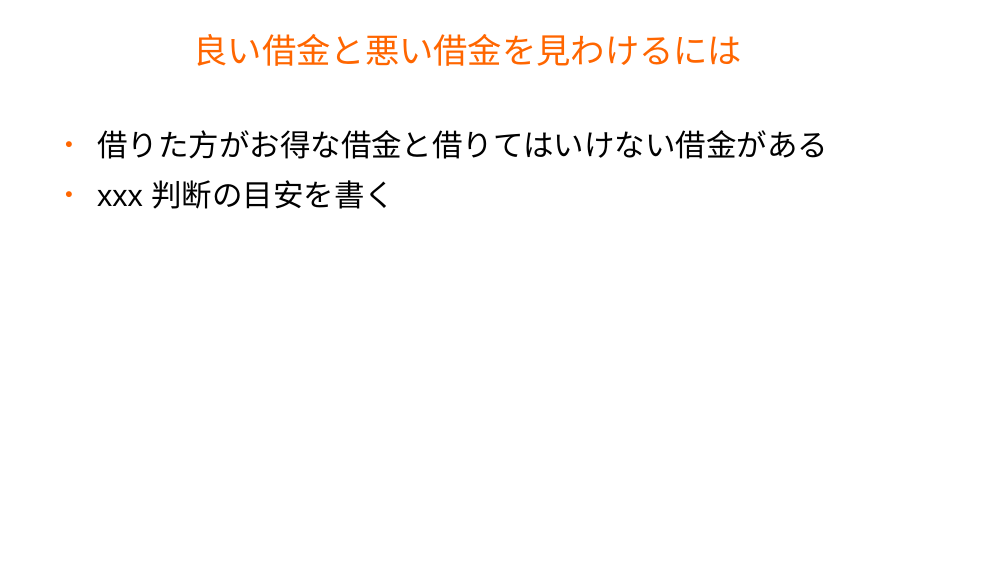
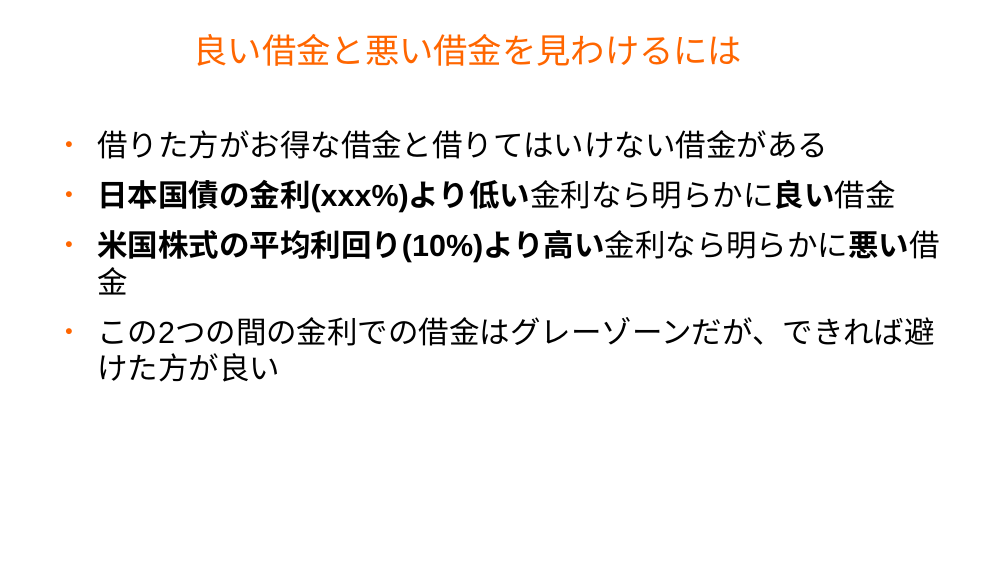
Before and after one commit to master-q/masterq-docs, a slide deck: slide 9 of presentations/20231126-invest_report/20231126-invest_report.odp. Drawn at 1008x567 pixels with LibreOffice and Linux fonts; fonts in the diff are those of the drawing; background and template pictures are left out. Boxes give left, top, right and bottom in pixels: in the first picture for what was removed or moved away, otherwise in the second. Text is boxed around its words. In the diff, an @@ line names an element or a change of style, - is before the commit and + after.

Commit message:
Update

```diff
--- a/presentations/20231126-invest_report/20231126-invest_report.odp
+++ b/presentations/20231126-invest_report/20231126-invest_report.odp
@@ text at <box>97,180,940,382</box>: text changed @@
-● xxx 判断の目安を書く
+● 日本国債の金利(xxx%)より低い金利なら明らかに良い借金
+● 米国株式の平均利回り(10%)より高い金利なら明らかに悪い借金
+● この2つの間の金利での借金はグレーゾーンだが、できれば避けた方が良い
```
Also in this commit, not shown: 3 other slides changed, 11 slides added.
